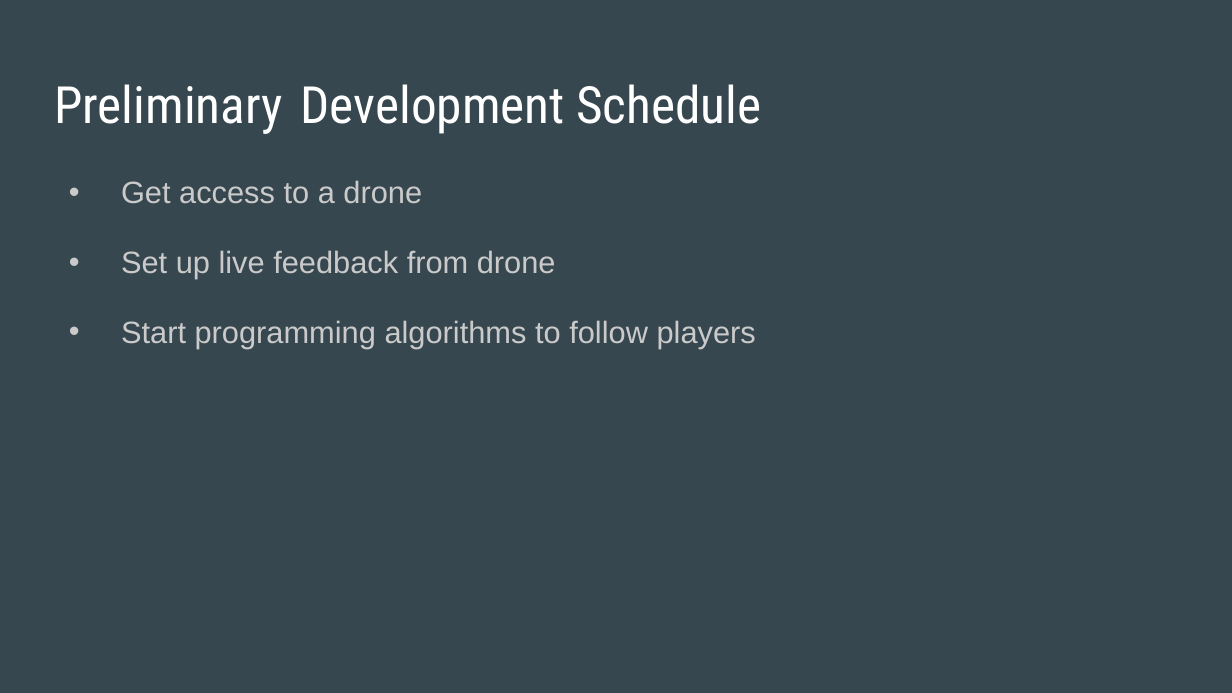
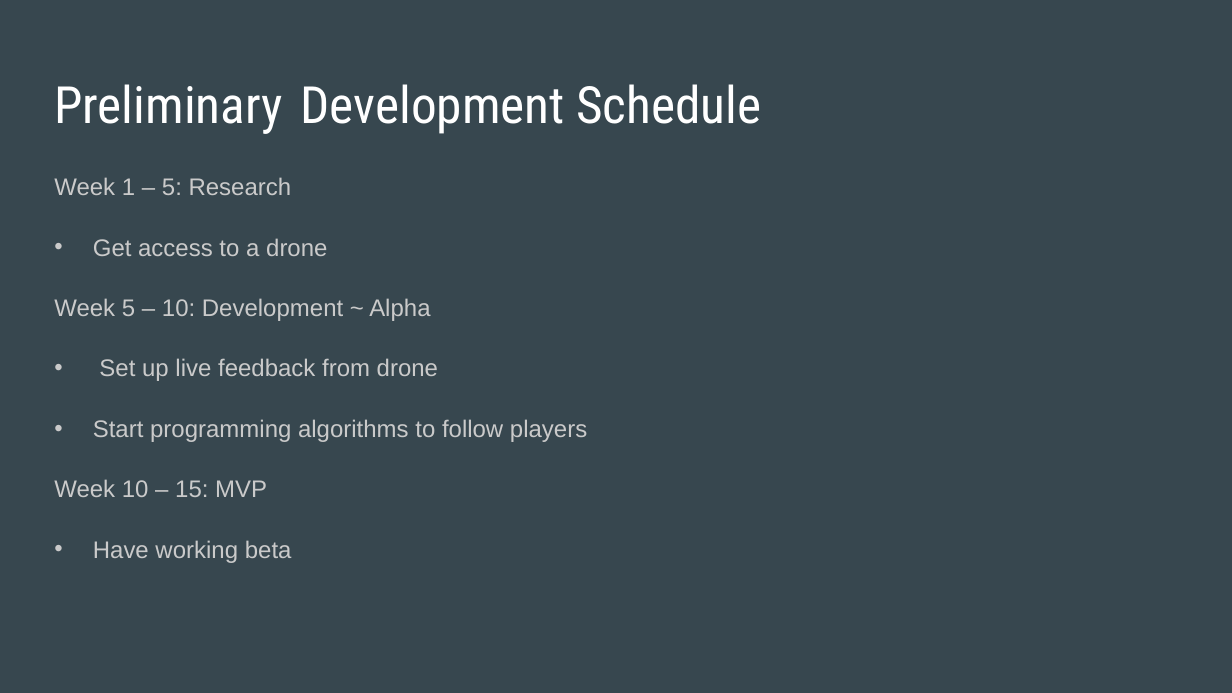
Before and after one commit to bku14/BasketAI, a slide deck: slide 5 of Project_Presentation.pptx. Drawn at 1232x693 pixels with LibreOffice and Linux fonts; fonts in the diff are those of the drawing. Boxes give left, top, right and bottom in pixels: in the first picture for what was removed or moved away, otherwise in the second. Text is boxed around its words. In the diff, an @@ line names an element or a change of style, - is before the commit and + after.

Commit message:
Add more detailed schedule

```diff
--- a/Project_Presentation.pptx
+++ b/Project_Presentation.pptx
@@ text at <box>54,177,292,195</box>: paragraph added @@
+Week 1 – 5: Research
@@ text at <box>93,238,587,442</box>: size 18 to 14 pt in "Get access to a drone", "Set up live feedback from drone", "Start programming algorithms to follow players"; indent changed; list level 1 to 2 in "Start programming algorithms to follow ..." @@
@@ text at <box>54,298,430,321</box>: paragraph added @@
+Week 5 – 10: Development ~ Alpha
@@ text at <box>54,479,292,563</box>: paragraphs added @@
+  Week 10 – 15: MVP
+  • Have working beta
```
Also in this commit, not shown: 2 other slides changed.
